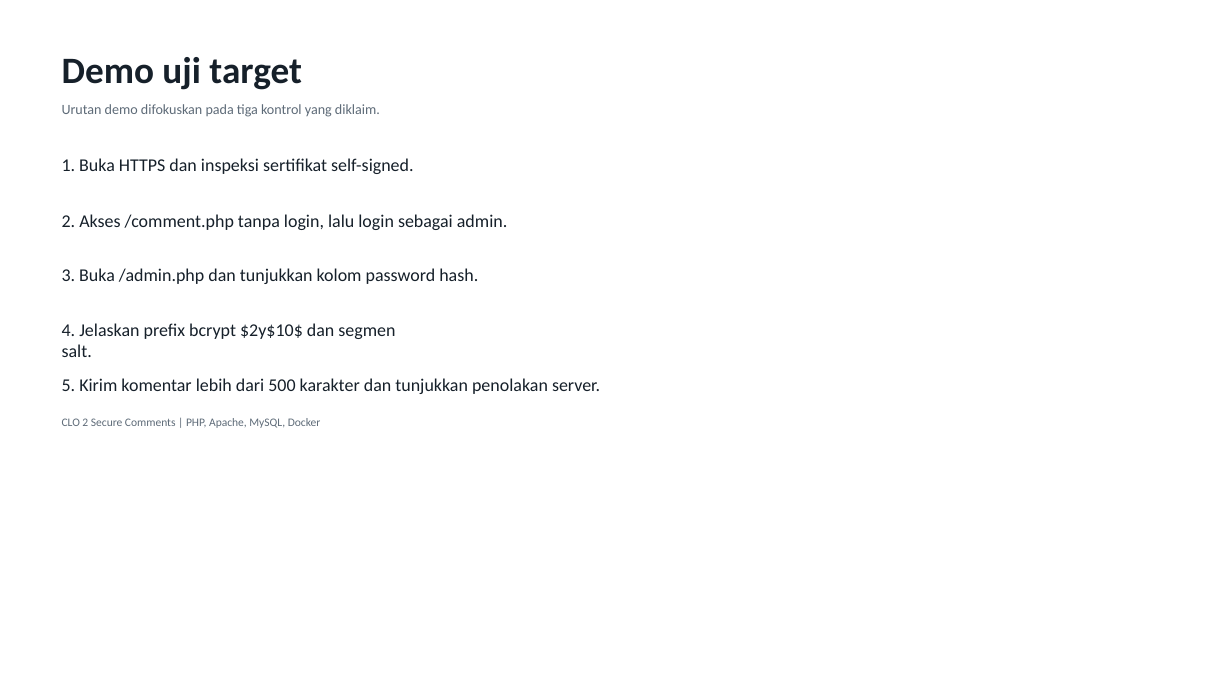
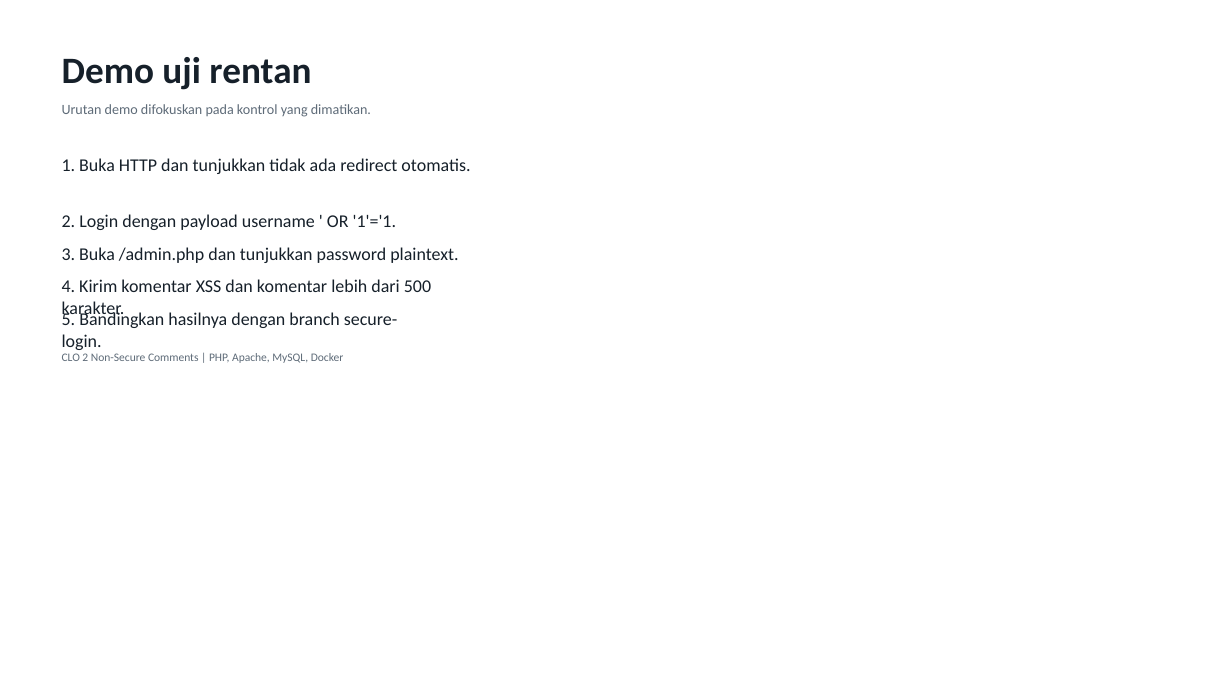
Before and after one commit to ArdeezYy/mawang_clo2, a slide deck: slide 6 of presentation/output/CLO2_Secure_Comments.pptx. Drawn at 1232x693 pixels with LibreOffice and Linux fonts; fonts in the diff are those of the drawing. Boxes give left, top, right and bottom in pixels: in the first picture for what was removed or moved away, otherwise in the second. Text is boxed around its words. In the diff, an @@ line names an element or a change of style, - is before the commit and + after.

Commit message:
Make vulnerable scenario fully non-secure

```diff
--- a/presentation/output/CLO2_Secure_Comments.pptx
+++ b/presentation/output/CLO2_Secure_Comments.pptx
@@ text at (x1=62, y1=57, x2=311, y2=90): text changed @@
-Demo uji target
+Demo uji rentan
@@ text at (x1=62, y1=104, x2=371, y2=117): text changed @@
-Urutan demo difokuskan pada tiga kontrol yang diklaim.
+Urutan demo difokuskan pada kontrol yang dimatikan.
@@ text at (x1=62, y1=158, x2=470, y2=174): text changed @@
-1. Buka HTTPS dan inspeksi sertifikat self-signed.
+1. Buka HTTP dan tunjukkan tidak ada redirect otomatis.
@@ text at (x1=62, y1=214, x2=397, y2=230): text changed @@
-2. Akses /comment.php tanpa login, lalu login sebagai admin.
+2. Login dengan payload username ' OR '1'='1.
@@ text at (x1=62, y1=247, x2=458, y2=263): text changed @@
-3. Buka /admin.php dan tunjukkan kolom password hash.
+3. Buka /admin.php dan tunjukkan password plaintext.
@@ text at (x1=62, y1=279, x2=431, y2=292): text changed @@
-4. Jelaskan prefix bcrypt $2y$10$ dan segmen salt.
+4. Kirim komentar XSS dan komentar lebih dari 500 karakter.
@@ text at (x1=62, y1=311, x2=397, y2=350): text changed @@
-5. Kirim komentar lebih dari 500 karakter dan tunjukkan penolakan server.
+5. Bandingkan hasilnya dengan branch secure-login.
@@ text at (x1=62, y1=353, x2=344, y2=363): text changed @@
-CLO 2 Secure Comments | PHP, Apache, MySQL, Docker
+CLO 2 Non-Secure Comments | PHP, Apache, MySQL, Docker
```
Also in this commit, not shown: 3 other slides changed, 3 slides added, 3 slides removed, 13 other files.
